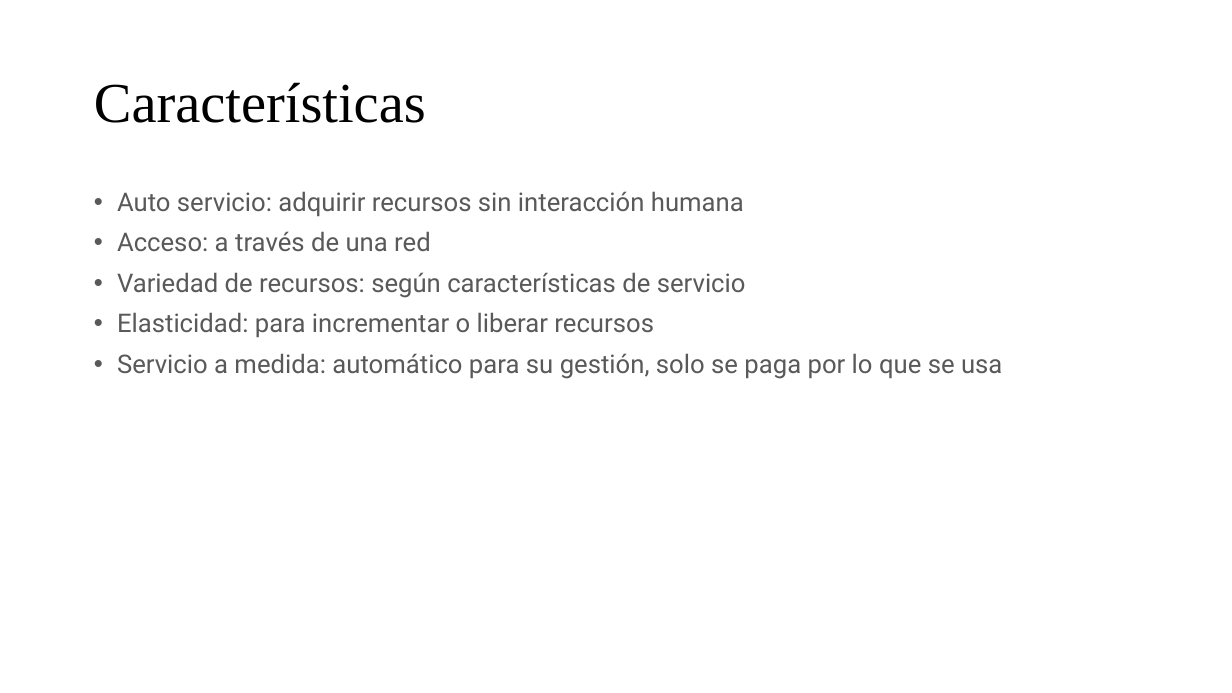
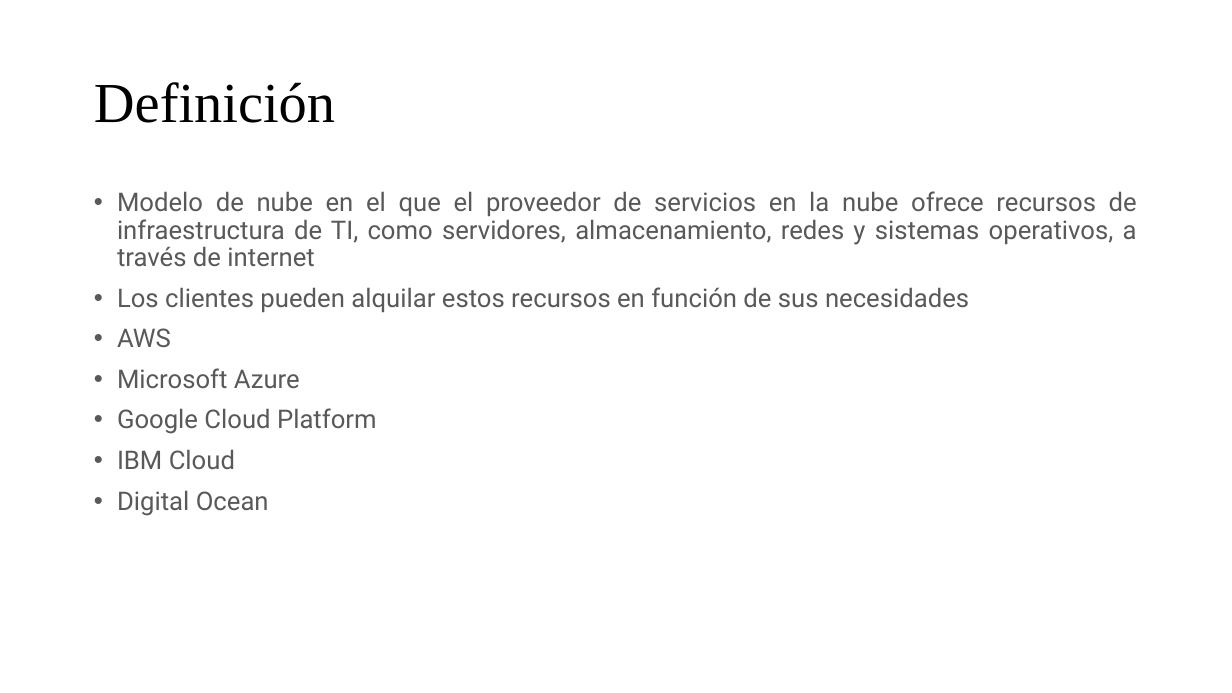
Before and after one commit to MiltonVilleda/Tutoria2023, a slide deck: slide 14 of clase3/clase3.pptx. Drawn at 1232x693 pixels with LibreOffice and Linux fonts; fonts in the diff are those of the drawing. Boxes give left, top, right and bottom in pixels: in the first picture for what was removed or moved away, otherwise in the second. Text is boxed around its words. In the diff, an @@ line names an element or a change of style, - is before the commit and + after.

```diff
--- a/clase3/clase3.pptx
+++ b/clase3/clase3.pptx
@@ title at box(94, 82, 335, 123): text changed @@
-Características
+Definición
@@ text at box(117, 191, 1137, 516): text changed @@
-• Auto servicio: adquirir recursos sin interacción humana
-• Acceso: a través de una red
-• Variedad de recursos: según características de servicio
-• Elasticidad: para incrementar o liberar recursos
-• Servicio a medida: automático para su gestión, solo se paga por lo que se usa
+• Modelo de nube en el que el proveedor de servicios en la nube ofrece recursos de infraestructura de TI, como servidores, almacenamiento, redes y sistemas operativos, a través de internet
+• Los clientes pueden alquilar estos recursos en función de sus necesidades
+• AWS
+• Microsoft Azure
+• Google Cloud Platform
+• IBM Cloud
+• Digital Ocean
```
Also in this commit, not shown: 26 other files.
